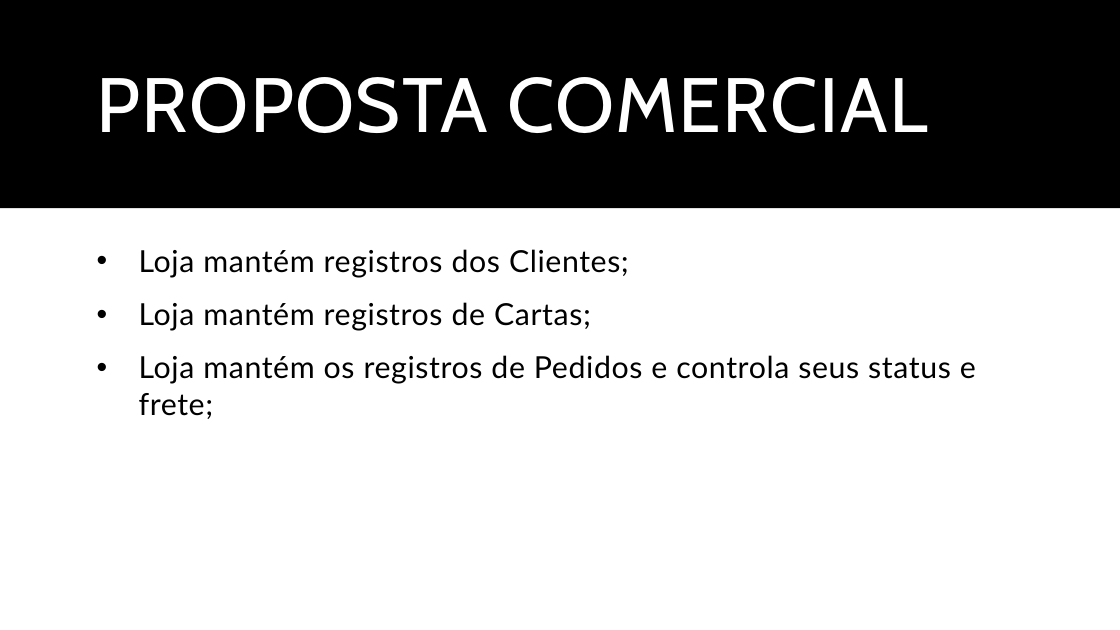
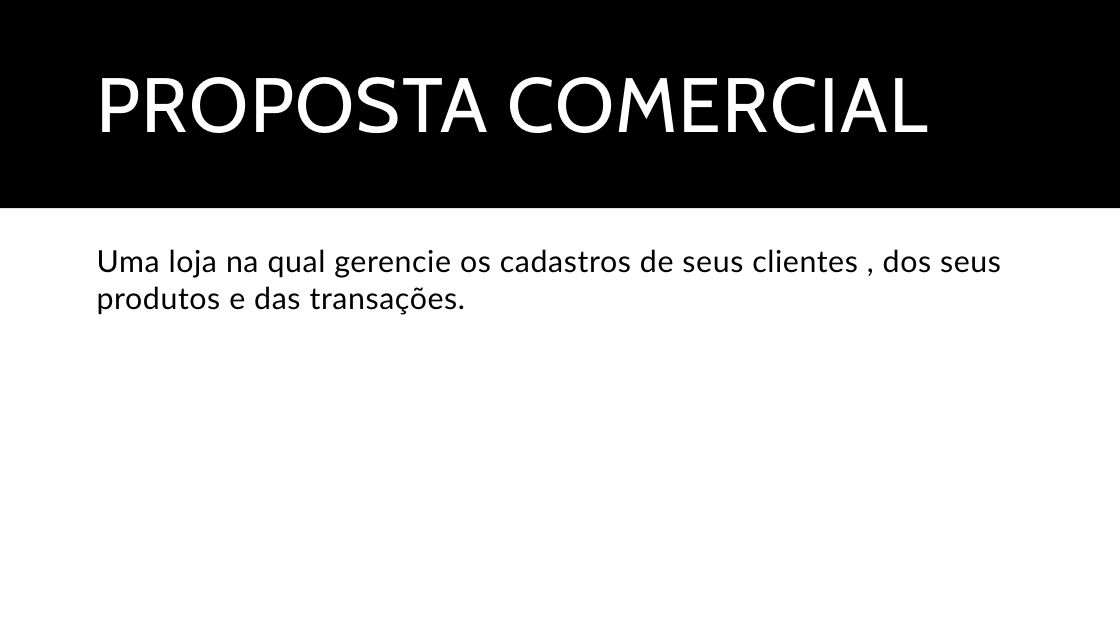
Before and after one commit to BrenoXDMoon/ProjetoLes, a slide deck: slide 3 of Documentos/Trabalho de Lab.pptx. Drawn at 1120x630 pixels with LibreOffice and Linux fonts; fonts in the diff are those of the drawing. Boxes give left, top, right and bottom in pixels: in the first picture for what was removed or moved away, otherwise in the second. Text is boxed around its words. In the diff, an @@ line names an element or a change of style, - is before the commit and + after.

```diff
--- a/Documentos/Trabalho de Lab.pptx
+++ b/Documentos/Trabalho de Lab.pptx
@@ text at (97,249,1001,314): text changed @@
-• Loja mantém registros dos Clientes;
-• Loja mantém registros de Cartas;
-• Loja mantém os registros de Pedidos e controla seus status e frete;
+Uma loja na qual gerencie os cadastros de seus clientes , dos seus produtos e das transações.
```
Also in this commit, not shown: 2 other slides changed.
